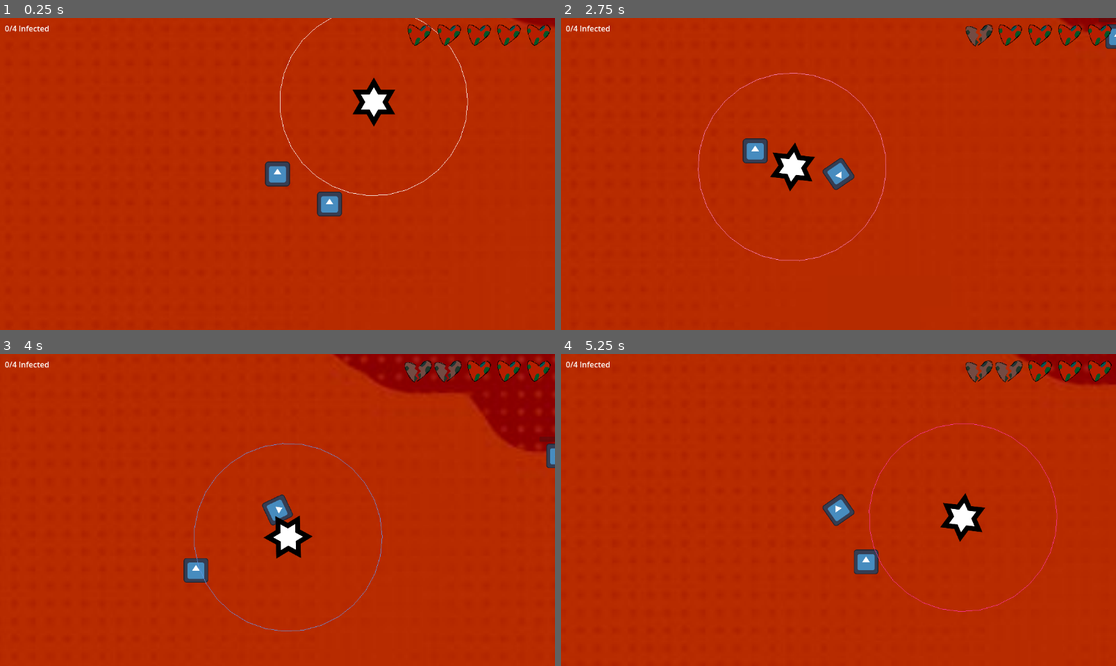
Above: before the commit, frames 1-4 (two rows, left to right).
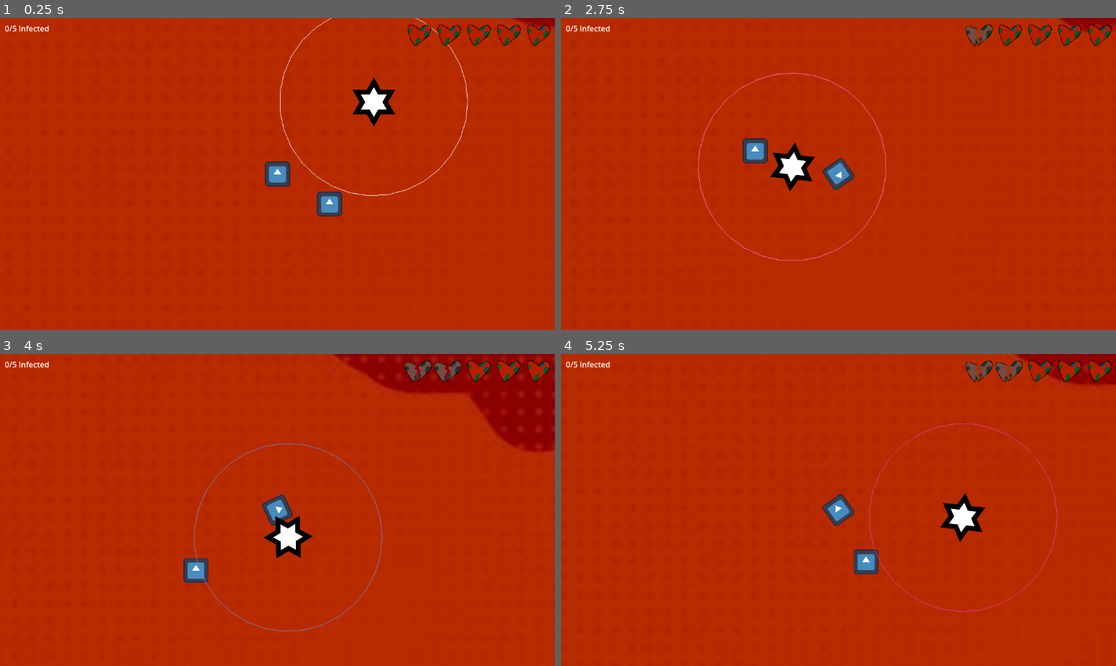
Above: after the commit, the same moments.

Repository: MarkusSecundus/GlobalJam_2026
Game: Godot game, scene res://maps/test_map.tscn
The game is run twice, just before and just after one commit, with the same random seed, the same clock (stepped at 60 frames per second) and the same inputs. The engine's default icon, where the game draws it, is replaced by a stand-in: a white triangle on a blue panel in a dark square.
Inputs:
- Up to frame 1 (0.25 s): no input
- Up to frame 2 (2.75 s): tap Enter at 0.5 s; hold D (Right) 0.53-1.28 s; hold S (Down) 1.28-2.03 s; hold D (Right) from 2.03 s (still down)
- Up to frame 3 (4 s): release D (Right) at 2.78 s; hold W (Up) 2.78-3.53 s; hold A (Left) from 3.53 s (still down)
- Up to frame 4 (5.25 s): release A (Left) at 5.03 s; hold S (Down) from 5.03 s (still down)

The runs differ from the first frame. In frame 1, less than 0.1% of the frame differs, in the area x 2-4%, y 2-5%; in frame 2, 0.2%; in frame 3, 0.2%, in the area x 2-100%, y 2-37%; in frame 4, less than 0.1%.

Commit message:
infection points are now randomized

Diff:
--- a/maps/test_map.tscn
+++ b/maps/test_map.tscn
@@ -4,6 +4,7 @@
 [ext_resource type="Texture2D" uid="uid://b260c3nadfxfo" path="res://icon.svg" id="1_b71ab"]
 [ext_resource type="PackedScene" uid="uid://c3xj4b6hkd2v5" path="res://prefabs/player.tscn" id="1_pwco0"]
 [ext_resource type="PackedScene" uid="uid://cf6kkabslbkhh" path="res://prefabs/infection_point.tscn" id="4_42yok"]
+[ext_resource type="Script" uid="uid://nmgr3c4axif1" path="res://scripts/map/infection_point_randomizer.gd" id="4_svl6s"]
 [ext_resource type="PackedScene" uid="uid://du722lvirlpxx" path="res://prefabs/enemy.tscn" id="5_cabd0"]
 [ext_resource type="Script" uid="uid://bd7l507ar4rdt" path="res://scripts/ui/infection_count_label.gd" id="6_k1jtb"]
 [ext_resource type="Texture2D" uid="uid://dokmmpvsmlkg6" path="res://textures/heart_full.png" id="7_pbr4s"]
@@ -41,8 +42,14 @@
 position = Vector2(271, 156.5)
 shape = SubResource("RectangleShape2D_b71ab")
 
+[node name="InfectionPointsRandomizer" type="Node" parent="." unique_id=1043927270]
+script = ExtResource("4_svl6s")
+
 [node name="InfectionPoint4" parent="." unique_id=1551551606 instance=ExtResource("4_42yok")]
 position = Vector2(130, -4631)
+
+[node name="InfectionPoint5" parent="." unique_id=1550388127 instance=ExtResource("4_42yok")]
+position = Vector2(1328, -3392)
 
 [node name="InfectionPoint3" parent="." unique_id=2010099196 instance=ExtResource("4_42yok")]
 position = Vector2(-812, 4391)
--- a/scripts/map/infection_point.gd
+++ b/scripts/map/infection_point.gd
@@ -1,3 +1,4 @@
+class_name InfectionPoint
 extends Node2D
 
 @export var time_to_infect_sec: float = 5
--- /dev/null
+++ b/scripts/map/infection_point_randomizer.gd
@@ -0,0 +1,13 @@
+extends Node
+
+@export var total_infection_points_count : int = 4
+
+func _ready() -> void:
+	do_randomize()
+
+func do_randomize()->void:
+	var total_infection_points :Array= NodeUtils.get_descendants_of_type(get_tree().root, InfectionPoint)
+	while total_infection_points.size() > total_infection_points_count:
+		var idx := randi_range(0, total_infection_points.size())
+		(total_infection_points[idx] as InfectionPoint).queue_free()
+		total_infection_points.remove_at(idx)
--- a/scripts/util/NodeUtils.gd
+++ b/scripts/util/NodeUtils.gd
@@ -155,19 +155,26 @@
 	_counter += 1;
 	return _counter;
 
+# can accept PackedScene, Node or Type
+static func instantiate_generic(prefab: Variant)->Node:
+	if prefab is Node: return (prefab as Node).duplicate()
+	elif prefab is PackedScene: return (prefab as PackedScene).instantiate()
+	return prefab.new()
+
+
 static func instantiate_child_by_type(parent: Node, type: Variant)->Node:
 	var ret :Node = type.new()
 	parent.add_child(ret)
 	ret.owner = parent.get_tree().edited_scene_root
 	return ret
 
-static func instantiate_child(parent: Node, prefab: Resource)->Node:
+static func instantiate_child(parent: Node, prefab: PackedScene)->Node:
 	var ret :Node = prefab.instantiate()
 	parent.add_child(ret)
 	ret.owner = parent.get_tree().edited_scene_root
 	return ret
 
-static func instantiate_child_and_select(parent: Node, prefab: Resource, name: String)->Node:
+static func instantiate_child_and_select(parent: Node, prefab: PackedScene, name: String)->Node:
 	var child := instantiate_child(parent, prefab)
 	child.name = name
 	NodeUtils.set_selection([child])
Not shown, added: scripts/map/infection_point_randomizer.gd.uid
